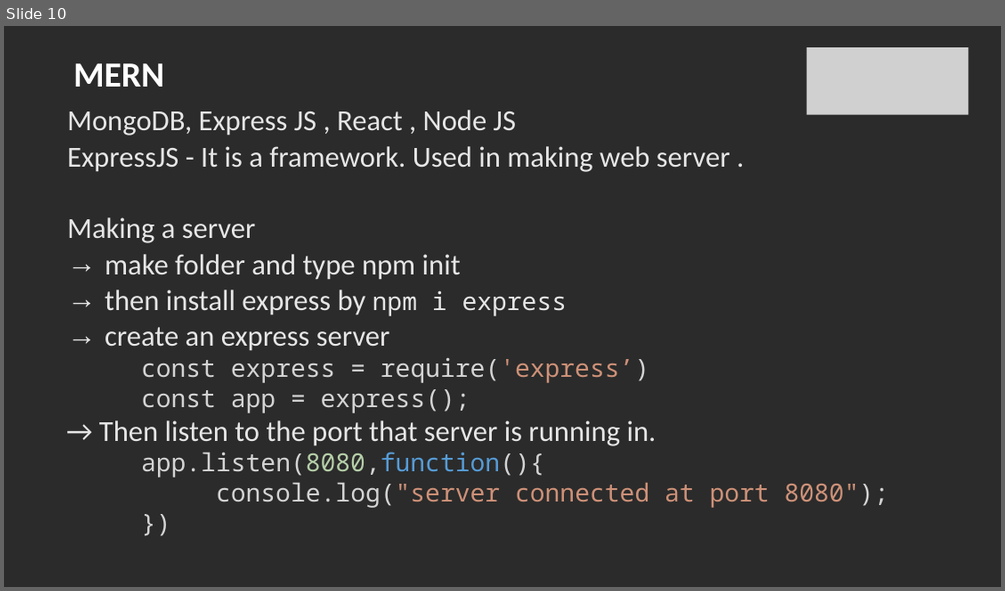
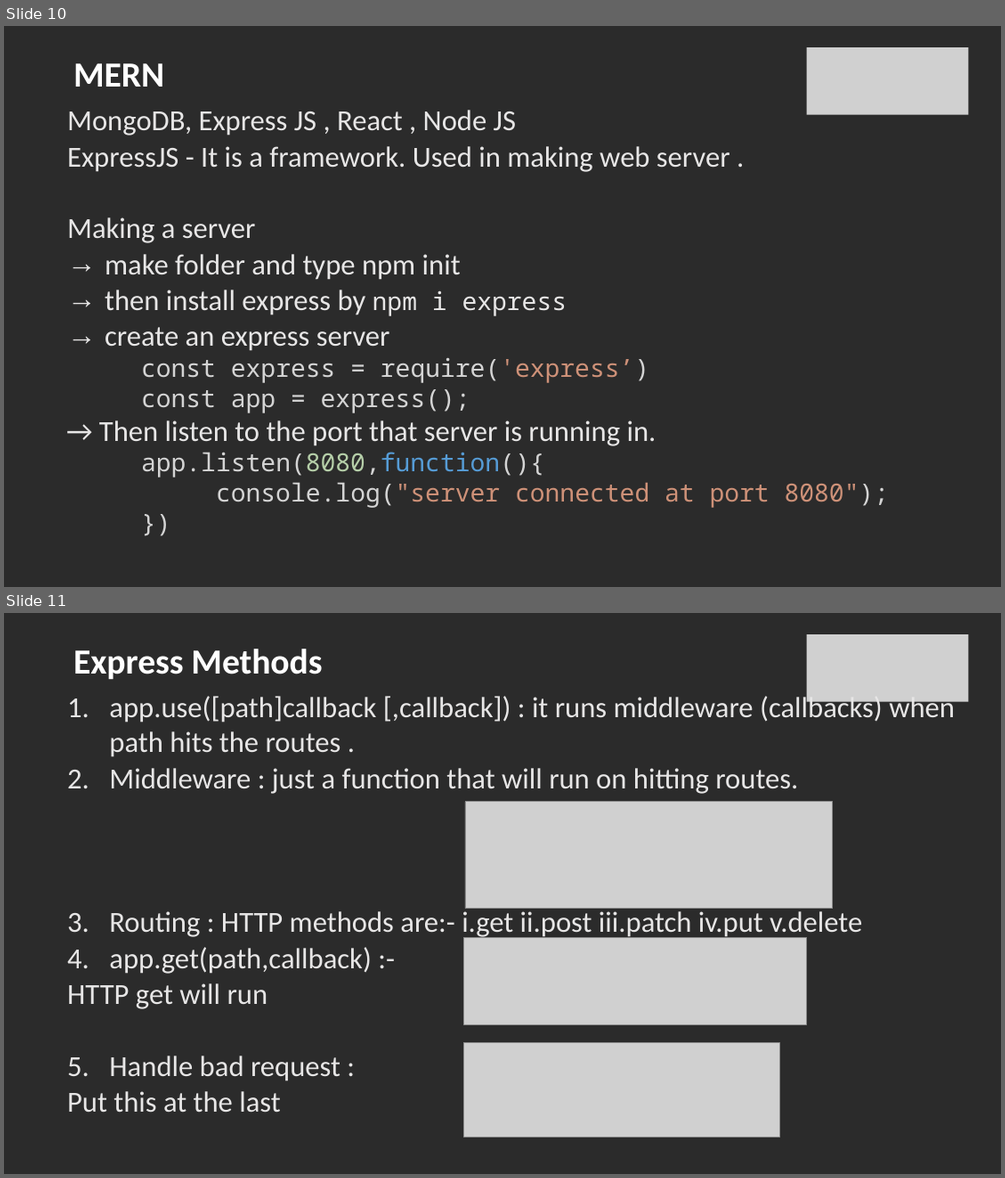
Before and after one commit to SachinBarpanda/glaBackend, a slide deck: NodeJS.pptx. Shown one above the other, each under a label of ours: slide 10 before the commit, slides 10 and 11 after it. The pictures are 1005x591 and 1005x1178 pixels, drawn with LibreOffice and Linux fonts; fonts in the diff are those of the drawing; grey boxes stand for pictures; background and template pictures are left out; a plain dark background stands for a picture behind light text. Boxes give left, top, right and bottom in pixels: in the first picture for what was removed or moved away, otherwise in the second. Text is boxed around its words. In the diff, an @@ line names an element or a change of style, - is before the commit and + after.

```diff
--- a/NodeJS.pptx
+++ b/NodeJS.pptx
@@ slide 11 added at (x1=4, y1=613, x2=1001, y2=1174), background picture (left out) @@
@@ picture added at (x1=807, y1=634, x2=968, y2=702) @@
@@ title added at (x1=73, y1=649, x2=322, y2=680), 34 pt, text #FFFFFF, bold @@
+Express Methods
@@ text added at (x1=67, y1=694, x2=955, y2=1111), 28 pt, text #E7E6E6 @@
+1. app.use([path]callback [,callback]) : it runs middleware (callbacks) when path hits the routes .
+2. Middleware : just a function that will run on hitting routes.
+3. Routing : HTTP methods are:- i.get ii.post iii.patch iv.put v.delete
+4. app.get(path,callback) :-
+HTTP get will run
+5. Handle bad request :
+Put this at the last
@@ picture added at (x1=465, y1=802, x2=833, y2=908) @@
@@ picture added at (x1=464, y1=938, x2=807, y2=1024) @@
@@ picture added at (x1=464, y1=1042, x2=779, y2=1136) @@
```
Also in this commit, not shown: 3 other slides added.
